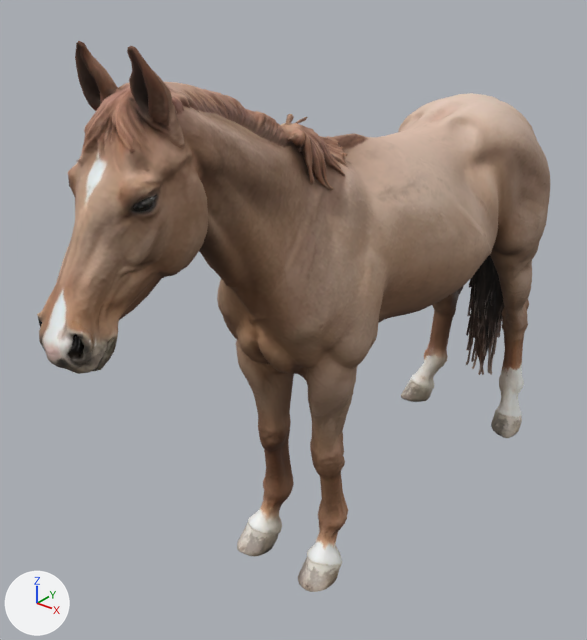
One commit to the glTF model public/real/horse_tripo.glb: the scene before it, then after it.
Before and after are seen from a 50 mm camera at (1.56, -2.39, 1.5) aimed at (-0.16, -0.25, 0.17). The lights are fixed; the arrows at lower left show +X, +Y and +Z. The older version comes first. Objects named as collision shapes, trigger or cutter boxes, shadow casters or lower levels of detail are left out.

Names of what the first picture shows: 'TripoHorse_LOD0'.
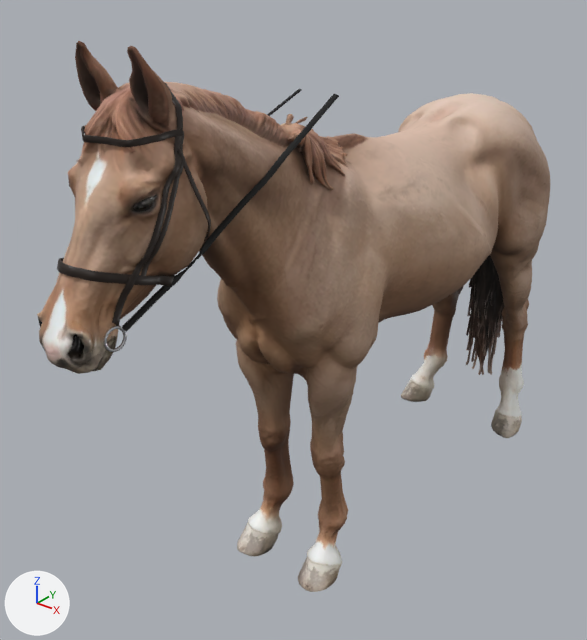
Changed parts and their boxes [x1, y1, x2, y2] in the pictures (587 x 640 px):
'TripoBridle', added
    after: [57, 80, 211, 352]
    faces in mat_tripo_leather (black #24170f): [57, 80, 211, 326]
    faces in mat_tripo_steel (light grey #c9c9cc): [103, 326, 127, 352]
'TripoReins', added
    after: [122, 89, 339, 332]

Patch to the scene script:
```diff
--- a/public/real/horse_tripo.glb.py
+++ b/public/real/horse_tripo.glb.py
@@ mat_tripo_rubber @@
+mat_tripo_rubber = principled_material('Tripo_rubber')
+mat_tripo_rubber.base_color = (0.00478, 0.00478, 0.00478)  # black #0f0f0f
+mat_tripo_rubber.roughness = 0.8
@@ mat_tripo_leather @@
+mat_tripo_leather = principled_material('Tripo_leather')
+mat_tripo_leather.base_color = (0.0176, 0.00857, 0.00478)  # black #24170f
+mat_tripo_leather.roughness = 0.45
@@ mat_tripo_steel @@
+mat_tripo_steel = principled_material('Tripo_steel')
+mat_tripo_steel.base_color = (0.584, 0.584, 0.604)  # light grey #c9c9cc
+mat_tripo_steel.metallic = 1.0
+mat_tripo_steel.roughness = 0.22
@@ me_triporeins @@
+me_triporeins.from_pydata(...)  # 520 vertices, 1032 faces; spans x -0.132..0.117, y -1.252..-0.322, z 0.594..1.039
+me_triporeins.materials.append(mat_tripo_rubber)  # black #0f0f0f
@@ me_tripobridle @@
+me_tripobridle.from_pydata(...)  # 1680 vertices, 2738 faces; spans x -0.125..0.154, y -1.336..-0.921, z 0.549..1.166
+# faces by material slot: [2290, 448]
+me_tripobridle.materials.append(mat_tripo_leather)  # black #24170f
+me_tripobridle.materials.append(mat_tripo_steel)  # light grey #c9c9cc
@@ ob_triporeins @@
+ob_triporeins = bpy.data.objects.new('TripoReins', me_triporeins)
+ob_triporeins.location = (0.0, 0.0, 0.0)
@@ ob_tripobridle @@
+ob_tripobridle = bpy.data.objects.new('TripoBridle', me_tripobridle)
+ob_tripobridle.location = (0.0, 0.0, 0.0)
```
